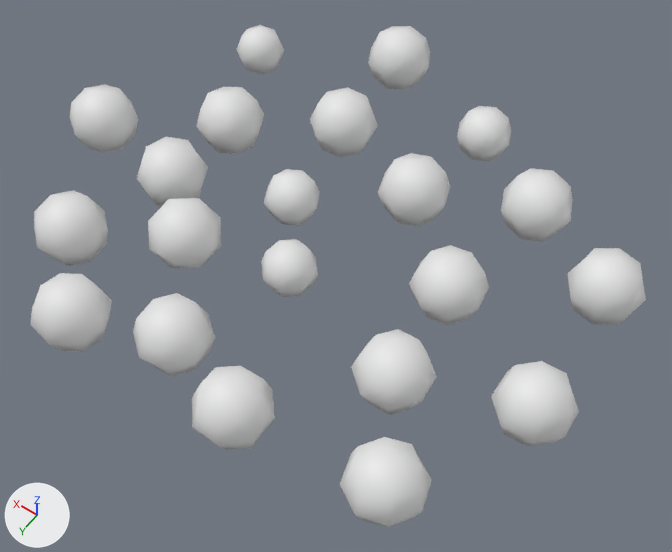
What one commit did to the FBX model Assets/3D/Obstacles/Canincas 1.fbx.
Before and after are seen from a 50 mm camera at (-0.931, 1.257, 1.807) aimed at (-0.078, 0.063, -0.07). Every picture has the same lights, and +X, +Y and +Z are marked at lower left. The picture after the commit comes second.

The first picture shows 'Canicas'.
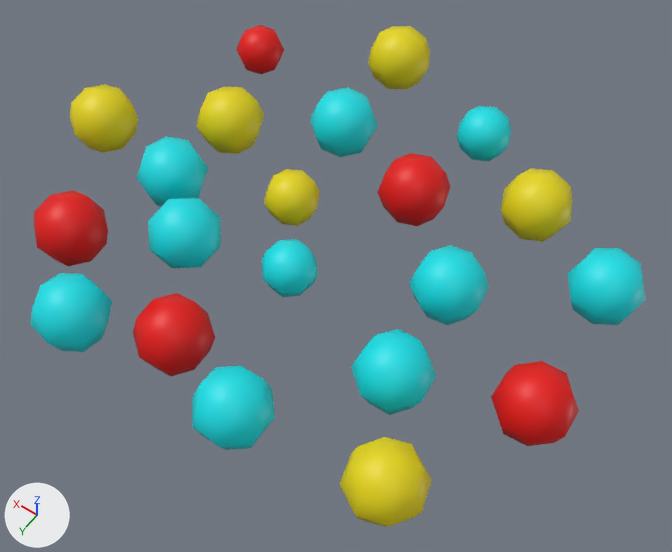
Boxes (x1, y1, x2, y2) around the edits, measured in the pictures (672 x 552 px):
part 1 of me_mesh, recoloured (white to cyan)
    both: (192, 245, 646, 450)
part 2 of me_mesh, recoloured (white to cyan)
    both: (30, 137, 318, 352)
part 3 of me_mesh, recoloured (white to cyan)
    both: (310, 87, 511, 161)
part 4 of me_mesh, recoloured (white to red)
    both: (491, 361, 579, 446)
part 5 of me_mesh, recoloured (white to red)
    both: (377, 153, 450, 226)
part 6 of me_mesh, recoloured (white to red)
    both: (133, 293, 215, 376)
part 7 of me_mesh, recoloured (white to red)
    both: (236, 25, 284, 74)
part 8 of me_mesh, recoloured (white to red)
    both: (34, 190, 108, 266)
part 9 of me_mesh, recoloured (white to yellow)
    both: (196, 86, 320, 226)
part 10 of me_mesh, recoloured (white to yellow)
    both: (340, 437, 432, 527)
part 11 of me_mesh, recoloured (white to yellow)
    both: (501, 168, 573, 242)
part 12 of me_mesh, recoloured (white to yellow)
    both: (368, 26, 430, 89)
part 13 of me_mesh, recoloured (white to yellow)
    both: (70, 84, 138, 153)

The change in detail:
Material 'Material.003' (mat_material_003) is new.
Its base color is (0.801, 0.672, 0.0) (yellow #e7d600).
Material 'Material.001' (mat_material_001) is new.
Its base color is (0.0, 0.749, 0.801) (cyan #00e0e7).
Material 'Material.002' (mat_material_002) is new.
Its base color is (0.801, 0.00129, 0.0) (red #e70400).
me_mesh has 546 vertices, 504 faces and spans x -0.77..0.82, y -0.74..0.67, z -0.07..0.14.
me_mesh is used by ob_canicas; location (0.0, 0.0, 0.0).
me_mesh part 1: 96 of the faces centred in x -0.74..-0.07, y -0.3..0.63, z -0.04..0.1 switch from no material to mat_material_001 (cyan #00e0e7).
me_mesh part 2: 96 of the faces centred in x -0.08..0.5, y 0.02..0.65, z -0.04..0.13 switch from no material to mat_material_001 (cyan #00e0e7).
me_mesh part 3: 48 of the faces centred in x -0.22..0.25, y -0.57..-0.25, z -0.04..0.1 switch from no material to mat_material_001 (cyan #00e0e7).
me_mesh part 4: all 24 faces centred in x -0.76..-0.6, y 0.08..0.24, z -0.04..0.1 switch from no material to mat_material_002 (red #e70400).
me_mesh part 5: all 24 faces centred in x -0.2..-0.05, y -0.3..-0.15, z -0.04..0.1 switch from no material to mat_material_002 (red #e70400).
me_mesh part 6: all 24 faces centred in x 0.0..0.16, y 0.41..0.56, z -0.04..0.1 switch from no material to mat_material_002 (red #e70400).
me_mesh part 7: all 24 faces centred in x 0.5..0.62, y -0.5..-0.38, z -0.02..0.08 switch from no material to mat_material_002 (red #e70400).
me_mesh part 8: all 24 faces centred in x 0.43..0.58, y 0.31..0.47, z -0.04..0.11 switch from no material to mat_material_002 (red #e70400).
me_mesh part 9: 48 of the faces centred in x 0.06..0.51, y -0.22..0.04, z -0.04..0.1 switch from no material to mat_material_003 (yellow #e7d600).
me_mesh part 10: 24 of the faces centred in x -0.6..-0.44, y 0.43..0.58, z -0.04..0.1 switch from no material to mat_material_003 (yellow #e7d600).
me_mesh part 11: 24 of the faces centred in x -0.48..-0.34, y -0.43..-0.29, z -0.04..0.1 switch from no material to mat_material_003 (yellow #e7d600).
me_mesh part 12: 24 of the faces centred in x 0.12..0.27, y -0.72..-0.57, z -0.04..0.1 switch from no material to mat_material_003 (yellow #e7d600).
me_mesh part 13: 24 of the faces centred in x 0.65..0.8, y -0.03..0.13, z -0.04..0.1 switch from no material to mat_material_003 (yellow #e7d600).
